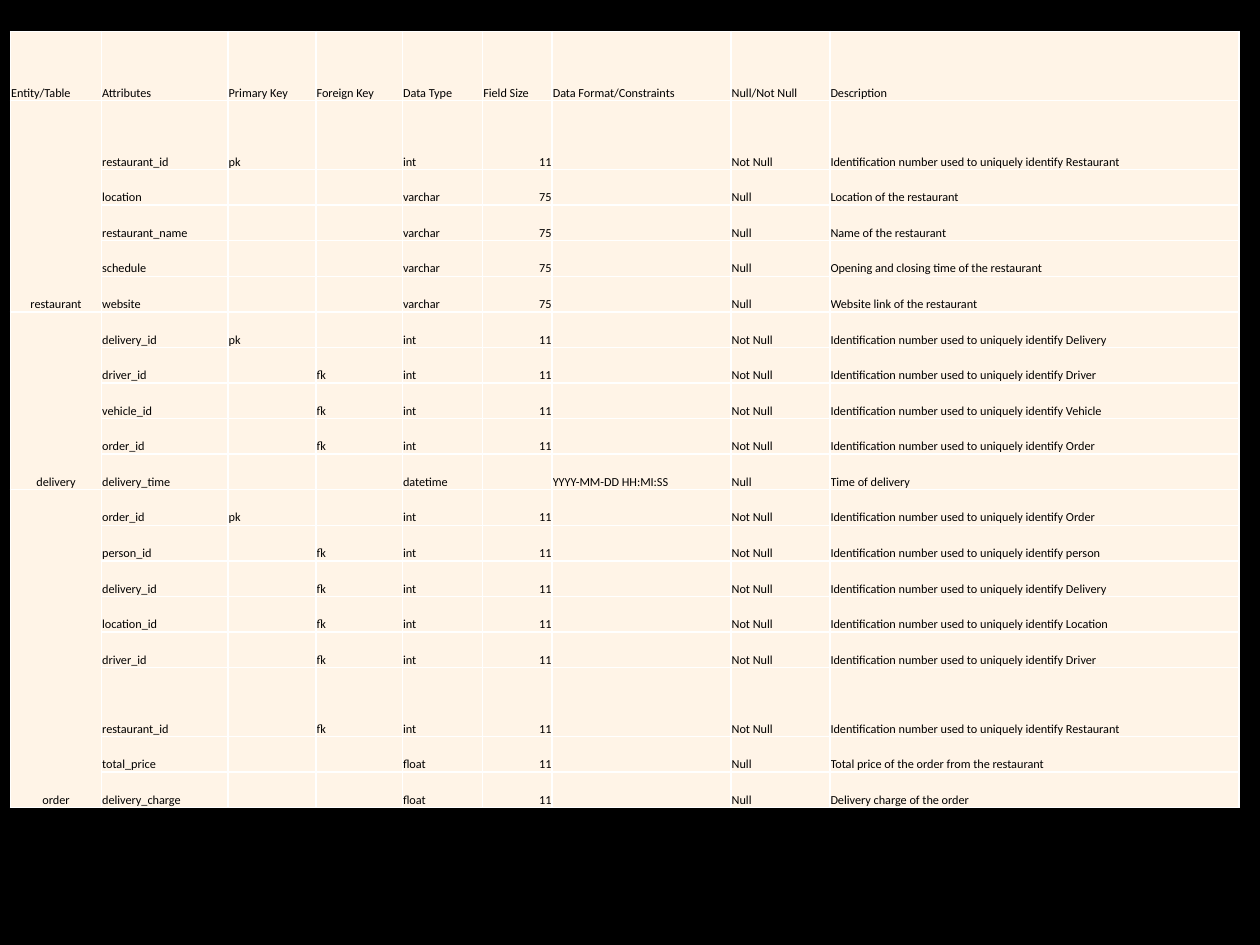
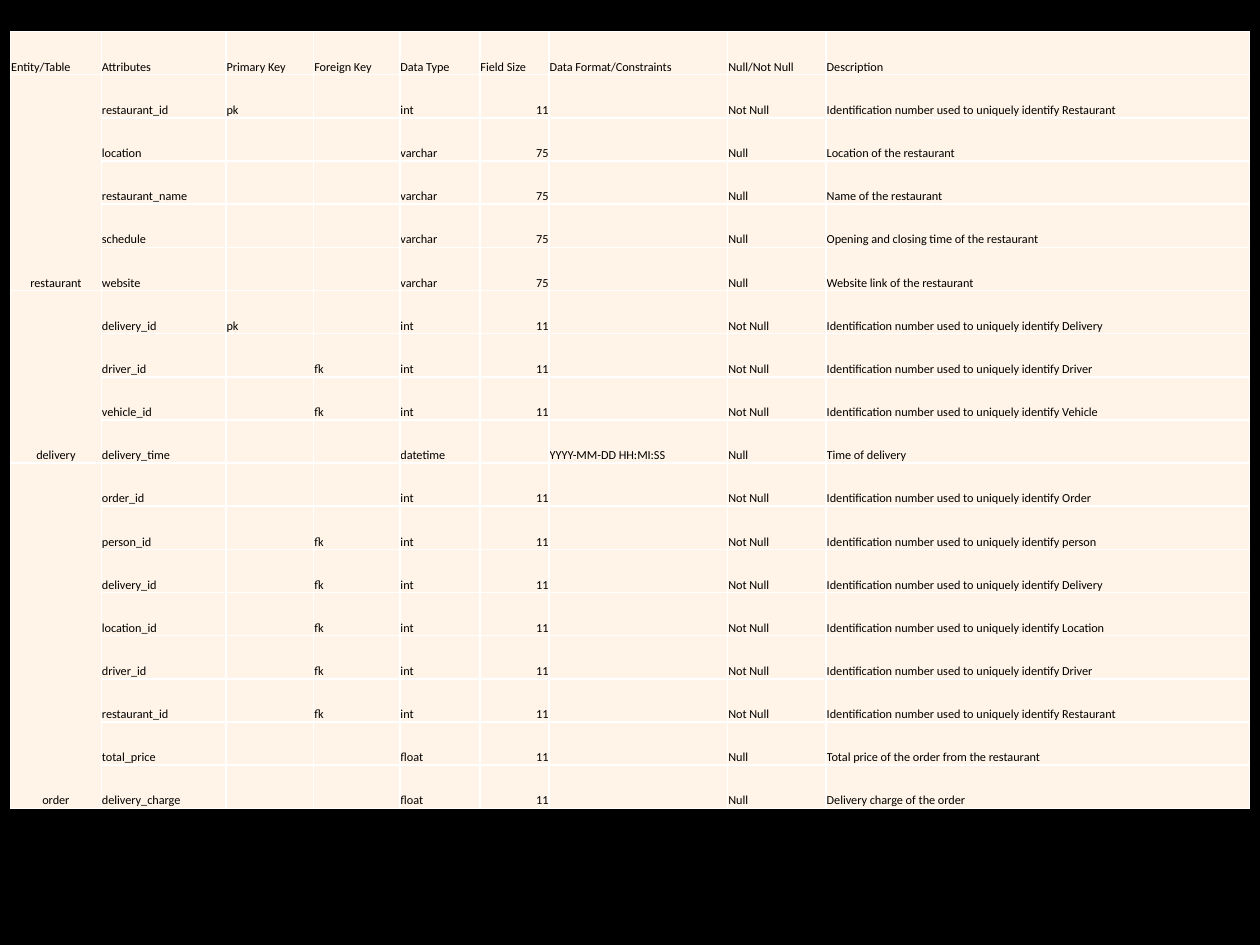
Before and after one commit to dhananjay-arora/Database-System, a slide deck: slide 10 of Group7.pptx (slide 9 before the commit). Drawn at 1260x945 pixels with LibreOffice and Linux fonts; fonts in the diff are those of the drawing; background and template pictures are left out. Boxes give left, top, right and bottom in pixels: in the first picture for what was removed or moved away, otherwise in the second. Text is boxed around its words. In the diff, an @@ line names an element or a change of style, - is before the commit and + after.

```diff
--- a/Group7.pptx
+++ b/Group7.pptx
@@ table at <box>10,32,1250,810</box> @@
-row 10:  | order_id |  | fk | int | 11 |  | Not Null | Identification number used to uniquely identify Order
-row 11, column 3: pk
+row 11, column 3: 
@@ table: place and size @@
-table at <box>10,32,1239,810</box>
+table at <box>10,32,1250,810</box>
```
Also in this commit, not shown: 3 other slides changed, 1 slide added, 4 other files.
